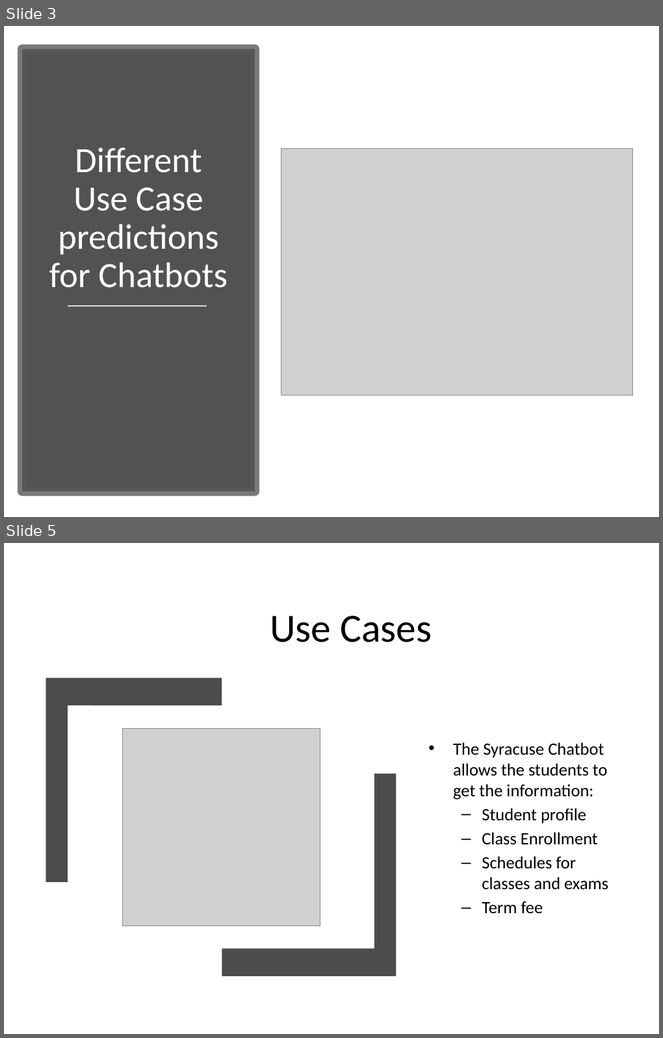
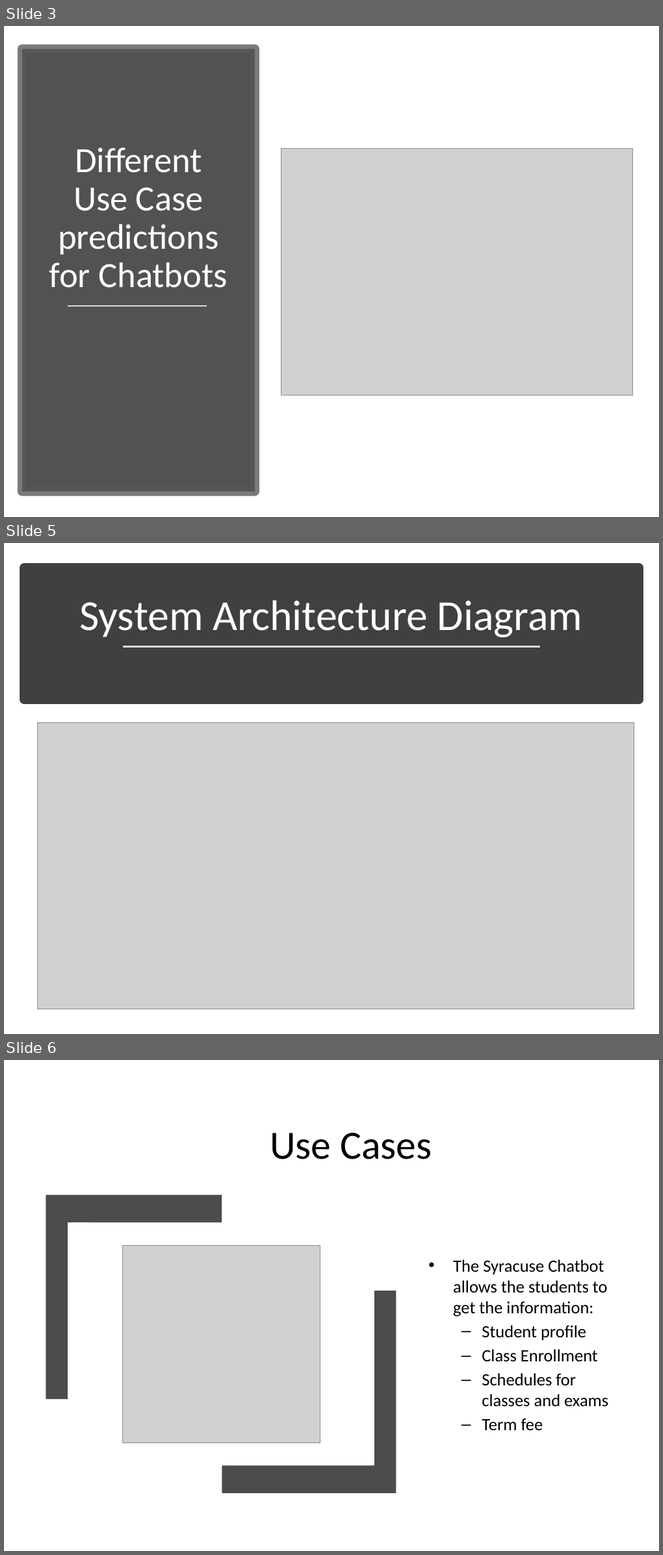
Before and after one commit to bharathkarumudi/SUchatBot, a slide deck: Documentation/SUBot-midterm-Presentation.pptx. Shown one above the other, each under a label of ours: slides 3 and 5 before the commit, slides 3, 5 and 6 after it; the slides between them are not shown. The pictures are 663x1038 and 663x1555 pixels, drawn with LibreOffice and Linux fonts; fonts in the diff are those of the drawing; grey boxes stand for pictures. Boxes give left, top, right and bottom in pixels: in the first picture for what was removed or moved away, otherwise in the second. Text is boxed around its words. In the diff, an @@ line names an element or a change of style, - is before the commit and + after.

```diff
--- a/Documentation/SUBot-midterm-Presentation.pptx
+++ b/Documentation/SUBot-midterm-Presentation.pptx
@@ slide 5 added at box(4, 543, 659, 1034), background #FFFFFF @@
@@ rectangle added at box(24, 568, 639, 700), fill #404040, outline #404040 10 pt @@
@@ title added at box(79, 600, 583, 638), 47 pt, text #FFFFFF @@
+System Architecture Diagram
@@ line added from (122, 646) to (541, 646), #D9D9D9 1.75 pt @@
@@ picture added at box(38, 722, 635, 1009) @@
@@ what was slide 5 is now slide 6 @@
```
Also in this commit, not shown: 3 slides changed, 1 other slide added, 1 other file.
